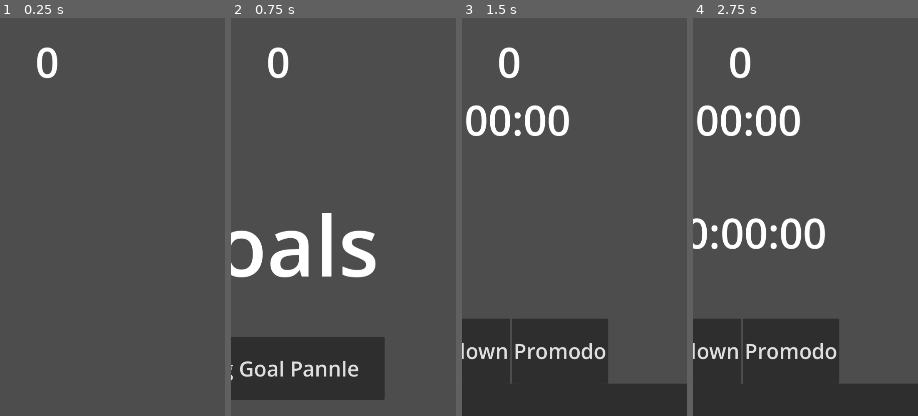
Above: before the commit, frames 1-4 (left to right).
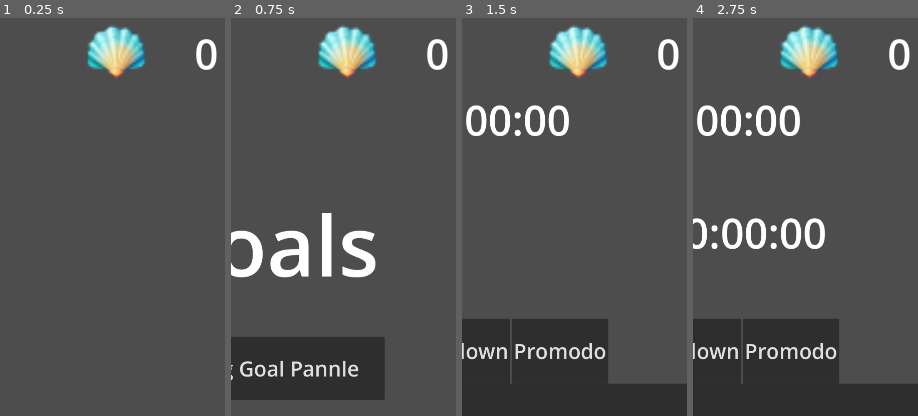
Above: after the commit, the same moments.

Repository: siahpirani/AxlotTimer
Game: Godot game, scene res://MainScreen.tscn
Same seed, same stepped clock (60 frames per second), same inputs: the game is played once before the commit and once after it.
Inputs:
- Up to frame 1 (0.25 s): no input
- Up to frame 2 (0.75 s): click "Goals" at 0.5 s
- Up to frame 3 (1.5 s): click "Timers" at 1.25 s
- Up to frame 4 (2.75 s): click "Start" at 2 s
The pictures show only the part of the screen within x 42-92%, y 0-50%; the shares and areas given below are measured in that part.

The runs differ from the first frame. In frame 1, 3.3% of the frame differs, in the area x 16-97%, y 1-16%; in frame 2, 3.3%; in frame 3, 3.3%; in frame 4, 3.3%.

Commit message:
Added the aniamtion for Coin Awards for tiemrs and goal

Diff:
--- /dev/null
+++ b/CoinAnimaiton.tscn
@@ -0,0 +1,61 @@
+[gd_scene load_steps=7 format=3 uid="uid://cr1v25v5yepx5"]
+
+[ext_resource type="Script" path="res://coin_animaiton.gd" id="1_32swr"]
+[ext_resource type="AudioStream" uid="uid://brwtl040ynex1" path="res://Audio/coin-257878.mp3" id="2_umd1t"]
+[ext_resource type="Texture2D" uid="uid://keotyckpufqi" path="res://Images/Icon/e26ace0a6c2d0eac4e89c789d6e551bc-32bits-32.png" id="3_pxlf4"]
+
+[sub_resource type="Animation" id="Animation_f2t1c"]
+resource_name = "CoinMovmentAnime"
+length = 0.5
+tracks/0/type = "value"
+tracks/0/imported = false
+tracks/0/enabled = true
+tracks/0/path = NodePath("Sprite2D:position")
+tracks/0/interp = 2
+tracks/0/loop_wrap = false
+tracks/0/keys = {
+"times": PackedFloat32Array(0, 0.5),
+"transitions": PackedFloat32Array(1, 1),
+"update": 0,
+"values": [Vector2(538, 991), Vector2(730, 90)]
+}
+
+[sub_resource type="Animation" id="Animation_o5nks"]
+length = 0.001
+tracks/0/type = "value"
+tracks/0/imported = false
+tracks/0/enabled = true
+tracks/0/path = NodePath("Sprite2D:position")
+tracks/0/interp = 1
+tracks/0/loop_wrap = true
+tracks/0/keys = {
+"times": PackedFloat32Array(0),
+"transitions": PackedFloat32Array(1),
+"update": 0,
+"values": [Vector2(538, 991)]
+}
+
+[sub_resource type="AnimationLibrary" id="AnimationLibrary_00tth"]
+_data = {
+"CoinMovmentAnime": SubResource("Animation_f2t1c"),
+"RESET": SubResource("Animation_o5nks")
+}
+
+[node name="CoinAnimaiton" type="Node2D"]
+script = ExtResource("1_32swr")
+
+[node name="AnimationPlayer" type="AnimationPlayer" parent="."]
+libraries = {
+"": SubResource("AnimationLibrary_00tth")
+}
+
+[node name="AudioStreamPlayer" type="AudioStreamPlayer" parent="."]
+stream = ExtResource("2_umd1t")
+autoplay = true
+
+[node name="Sprite2D" type="Sprite2D" parent="."]
+position = Vector2(538, 991)
+scale = Vector2(5.25, 5.25)
+texture = ExtResource("3_pxlf4")
+
+[connection signal="animation_finished" from="AnimationPlayer" to="." method="_on_animation_player_animation_finished"]
--- a/CoinDisplay.tscn
+++ b/CoinDisplay.tscn
@@ -1,15 +1,21 @@
-[gd_scene load_steps=2 format=3 uid="uid://0r2khds443ys"]
+[gd_scene load_steps=3 format=3 uid="uid://0r2khds443ys"]
 
 [ext_resource type="Script" path="res://CoinDisplay.gd" id="1_f8n6b"]
+[ext_resource type="Texture2D" uid="uid://keotyckpufqi" path="res://Images/Icon/e26ace0a6c2d0eac4e89c789d6e551bc-32bits-32.png" id="2_porbj"]
 
 [node name="CanvasLayer" type="CanvasLayer"]
 script = ExtResource("1_f8n6b")
 
 [node name="Label" type="Label" parent="."]
-offset_left = 265.0
-offset_top = 20.0
-offset_right = 864.0
-offset_bottom = 209.0
+offset_left = 741.0
+offset_right = 1152.0
+offset_bottom = 189.0
 theme_override_font_sizes/font_size = 100
+text = "test"
 horizontal_alignment = 1
 vertical_alignment = 1
+
+[node name="Sprite2D" type="Sprite2D" parent="."]
+position = Vector2(730, 90)
+scale = Vector2(5.25, 5.25)
+texture = ExtResource("2_porbj")
--- a/CountDown/Countdown_Script.gd
+++ b/CountDown/Countdown_Script.gd
@@ -2,7 +2,7 @@
 
 # Constants for time calculations
 const SECONDS_IN_MINUTE : int = 60
-
+@onready var CoinScene : PackedScene = preload("res://CoinAnimaiton.tscn")
 @onready var CountDownText : Label = $CountDownText  # Reference to the countdown text label
 var countdowntime : float = 0.0 # Remaining countdown time in seconds
 var is_Countdown_paused : bool = false # Flag indicating if the countdown is paused
@@ -40,6 +40,8 @@
 func _award_coin():
 	if Stats != null:
 		Stats.increment_coins(1)
+		var Coinanime = CoinScene.instantiate()
+		add_child(Coinanime)
 	else:
 		printerr("Error: Stats singleton is not available")
 
--- a/Goals Pannle/GoalItem.gd
+++ b/Goals Pannle/GoalItem.gd
@@ -2,6 +2,7 @@
 
 # Signal emitted when a goal's checkbox is toggled
 signal goal_toggled(index:int, completed:bool)
+
 
 var goal_data : Dictionary = {} # Stores the goal data
 var goal_index : int = -1  # Stores the index of the goal
@@ -43,8 +44,11 @@
 	emit_signal("goal_toggled", goal_index, button_pressed)
 	# update the ui to match the new status
 	_update_label_color(button_pressed)
+	var checkbox : CheckBox = get_node("CheckBox")
+	checkbox.visible = false
 
 # Changes the label's font color based on the checkbox state
+
 func _update_label_color(button_pressed: bool) -> void:
 	var label : Label = get_node("Label")
 	if label:
--- a/Goals Pannle/GoalScene.gd
+++ b/Goals Pannle/GoalScene.gd
@@ -3,6 +3,7 @@
 # Constants to be used in the script
 const GOAL_SAVE_FILE_NAME : String = "/goals.json"
 const COINS_FOR_GOAL_COMPLETION : int = 10
+@onready var CoinaniScene : PackedScene =preload("res://CoinAnimaiton.tscn")
 
 @onready var goal_input : LineEdit = $GoalAddingPannle/GoalInput # Reference to the input line for goals
 @onready var add_goal_button : Button = $GoalAddingPannle/AddGoalButton  # Reference to the button to add a goal
@@ -65,6 +66,7 @@
 		# If goal was marked as completed, remove the goal
 		if completed:
 			_remove_goal(index)
+
 		# if not marked as completed, update the value
 		else:
 			goals[index]["completed"] = completed
@@ -76,12 +78,16 @@
 	# Ensure the index is valid
 	if index >= 0 and index < goals.size():
 		if Stats != null:
-			Stats.increment_coins(COINS_FOR_GOAL_COMPLETION) # Increment coins for completing the goal
+			Stats.increment_coins(COINS_FOR_GOAL_COMPLETION)
+			 # Increment coins for completing the goal
 		else:
 			printerr("Error: Stats singleton is not available")
 		goals.remove_at(index) # Remove the goal from the array
 		save_goals() # Save goals after removing
 		update_goal_ui() # Update the ui
+		for i in range(COINS_FOR_GOAL_COMPLETION):
+			SpawnCoin()
+			await get_tree().create_timer(0.1).timeout
 	else:
 		printerr("Error: Invalid index in _remove_goal: ", index)
 
@@ -123,3 +129,7 @@
 			printerr("Error: Unable to load goals, parsed data not an array")  # Error log
 	else:
 		printerr("Error: Unable to open the file for loading: ", save_path)  # Error log
+
+func SpawnCoin():
+	var CoinAnime = CoinaniScene.instantiate()
+	add_child(CoinAnime)
--- a/MainSceneScript.gd
+++ b/MainSceneScript.gd
@@ -3,7 +3,7 @@
 # Boolean variables to track if Timer or Goals tabs are open
 var Is_TimerTab_Open: bool = false
 var Is_GoalsTab_Open: bool = false
-
+#var CoinAniScene : PackedScene = preload("res://CoinAnimaiton.tscn")
 # Packed scenes for Timer and Goals UI
 var TimerScene: PackedScene = preload("res://TimerTab.tscn")  # Store the PackedScene
 var TimerPannle: Node = null # Reference to the instance
@@ -61,8 +61,13 @@
 				TimerPannle.queue_free()
 				TimerPannle = null
 			Is_TimerTab_Open = false
-
-		# Create a new instance and add it to the scene
+		Is_GoalsTab_Open = true
+				# Create a new instance and add it to the scene
 		GoalsSceneNode = GoalsScene.instantiate()
 		add_child(GoalsSceneNode)
-		Is_GoalsTab_Open = true
+		#for i in range(10):
+			#spawncoin()
+			#await get_tree().create_timer(0.2).timeout
+#func spawncoin() :
+	#var CoinSceneChild :Node = CoinAniScene.instantiate()
+	#add_child(CoinSceneChild)
--- a/Promodo/PromodoScript.gd
+++ b/Promodo/PromodoScript.gd
@@ -9,6 +9,7 @@
 var rest_timer_passed: int = int(Stats.ReturnPromodoRestTime())
 var session_numbers_passed: int = int(Stats.ReturnPromodoSessionNumber())
 
+@onready var CoinScene : PackedScene = preload("res://CoinAnimaiton.tscn")
 # References to UI elements
 @onready var work_timer_text : Label = $WorkTimer
 @onready var rest_timer_text : Label = $"Rest Timer"
@@ -41,6 +42,8 @@
 func _award_coin() -> void:
 	if Stats != null:
 		Stats.increment_coins(1)
+		var Coinanime = CoinScene.instantiate()
+		add_child(Coinanime)
 	else:
 		printerr("Error: Stats singleton is not available")
 
--- a/StopWatch/StopWatchFullScreen.gd
+++ b/StopWatch/StopWatchFullScreen.gd
@@ -4,6 +4,7 @@
 const SECONDS_IN_MINUTE : int = 60
 const SECONDS_IN_HOUR : int = 3600
 
+@onready var CoinScene : PackedScene = preload("res://CoinAnimaiton.tscn")
 # Flags to control the stopwatch
 var is_StopWatch_Running: bool = true
 var is_StopWatch_Paused: bool = false  # Flag to track if the stopwatch is paused
@@ -32,6 +33,8 @@
 func _award_coin() -> void:
 	if Stats != null:
 		Stats.increment_coins(1)
+		var Coinanime = CoinScene.instantiate()
+		add_child(Coinanime)
 	else:
 		printerr("Error: Stats singleton is not available")
 
--- /dev/null
+++ b/coin_animaiton.gd
@@ -0,0 +1,17 @@
+extends Node2D
+
+@onready var anim_player = $AnimationPlayer
+
+func _ready():
+	play_animation_and_continue("CoinMovmentAnime")
+
+func play_animation_and_continue(animation_name: String):
+	# Disconnect any existing connection for this signal to avoid duplicates
+	anim_player.play(animation_name)
+	#if anim_player.animation_finished:
+		#_on_animation_player_animation_finished(animation_name)
+
+
+func _on_animation_player_animation_finished(anim_name: StringName) -> void:
+		#print("Animation '" + anim_name + "' finished!")
+		queue_free()  # Clean up this node after the animation
Not shown, added: Audio/coin-257878.mp3.import
Binary file added: Images/Icon/e26ace0a6c2d0eac4e89c789d6e551bc-32bits-32.png
Not shown, added: Images/Icon/e26ace0a6c2d0eac4e89c789d6e551bc-32bits-32.png.import
Not shown, added: Audio/coin-257878.mp3
